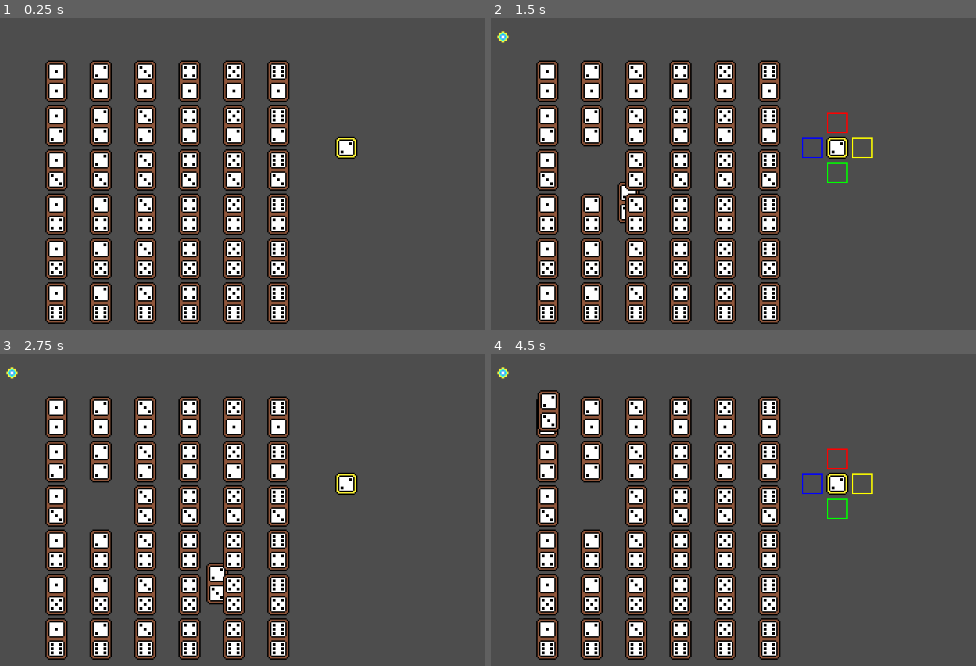
Above: before the commit, frames 1-4 (two rows, left to right).
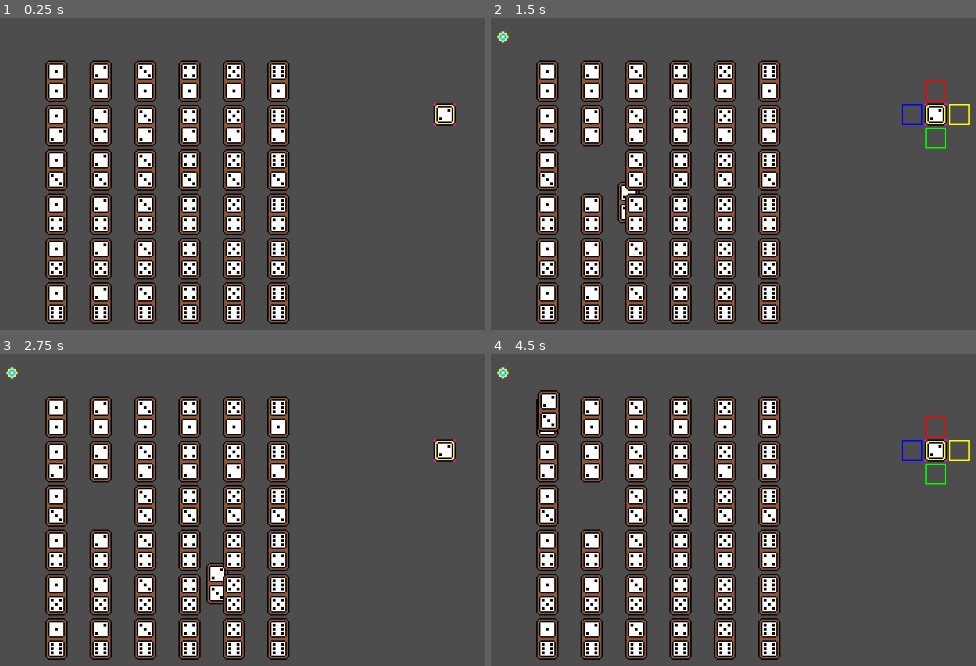
Above: after the commit, the same moments.

Repository: Ghoose1/GFPGame
Game: Godot game, scene res://scenes/scene.tscn
Same seed, same stepped clock (60 frames per second), same inputs: the game is played once before the commit and once after it.
Inputs (mouse positions are in pixels of both pictures, inside the frame that each line leads up to):
- Up to frame 1 (0.25 s): no input
- Up to frame 2 (1.5 s): tap Enter at 0.5 s; move the mouse to (922, 136) at 0.52 s; hold Space (Start Score) 0.53-1.25 s; click (922, 136) at 0.67 s; drag from (588, 180) to (709, 245) at 1.27 s
- Up to frame 3 (2.75 s): move the mouse to (339, 394) at 2.02 s; hold Space (Start Score) from 2.03 s (still down); click (339, 394) at 2.17 s
- Up to frame 4 (4.5 s): release Space (Start Score) at 2.75 s; drag from (709, 581) to (510, 425) at 2.77 s; move the mouse to (outside the picture) at 3.52 s; hold Space (Start Score) 3.53-4.25 s; click (outside the picture) at 3.67 s; drag from (510, 425) to (626, 382) at 4.27 s

The runs differ from the first frame. In frame 1, 0.6% of the frame differs, in the area x 69-95%, y 27-46%; in frame 2, 1.4%, in the area x 64-99%, y 19-53%; in frame 3, 0.6%; in frame 4, 1.4%.
Error in both runs: Invalid access to property or key 'position' on a base object of type 'Nil'. (res://scripts/score_thing.gd:66)

Commit message:
Dominoes now interact with tilemap when placed

Diff:
--- a/Dominos/basic.gd
+++ b/Dominos/basic.gd
@@ -11,8 +11,8 @@
 	connection_points = [
 		ConnectionPoint.new(Vector2.UP * 25, ConnectionPoint.Direction.V_UP, [face0]),
 		ConnectionPoint.new(Vector2.DOWN * 25, ConnectionPoint.Direction.V_DOWN, [face1]),
-		ConnectionPoint.new(Vector2.LEFT * 18, ConnectionPoint.Direction.H_LEFT, [face0, face1]),
-		ConnectionPoint.new(Vector2.RIGHT * 18, ConnectionPoint.Direction.H_RIGHT, [face1, face0])
+		ConnectionPoint.new(Vector2.LEFT * 17, ConnectionPoint.Direction.H_LEFT, [face0, face1]),
+		ConnectionPoint.new(Vector2.RIGHT * 17, ConnectionPoint.Direction.H_RIGHT, [face1, face0])
 	]
 
 func _ready() -> void:
@@ -74,6 +74,7 @@
 
 			# snap position and rotation
 			global_rotation += closest_domino.global_rotation
+
 			global_position = closest_domino.global_position + \
 				(closest_point.position).rotated(closest_domino.global_rotation) - \
 				ConnectionPoint.direction_vecs[closest_point.direction].rotated(closest_domino.global_rotation) * 7
@@ -90,6 +91,20 @@
 	closest_domino.connect_to(self, closest_point)
 	placed = true
 
+	print(ConnectionPoint.round_to_direction(rotation))
+	var horizontal := ConnectionPoint.round_to_direction(rotation) > 1
+	var tilemap : TileMapLayer = Globals.board.find_child("TileMap")
+	if horizontal:
+		for i in range(0, 8):
+			@warning_ignore("integer_division")
+			tilemap.set_cell(tilemap.local_to_map(tilemap.to_local(global_position + Vector2.RIGHT * 0)) + Vector2i(i % 4 - 2, i / 4 - 1), 1, Vector2i(0, 0))
+	else:
+		for i in range(0, 8):
+			@warning_ignore("integer_division")
+			tilemap.set_cell(tilemap.local_to_map(tilemap.to_local(global_position + Vector2.RIGHT * 0)) + Vector2i(i / 4 - 1, i % 4 - 2), 1, Vector2i(0, 0))
+
+func chopp_vec(vector : Vector2, num : int) -> Vector2:
+	return Vector2(vector.x - fmod(vector.x, num), vector.y - fmod(vector.y, num))
 
 func can_connect_to_faces(face : Array[Face]) -> bool:
 	return face.all(func(f : Face) -> bool: return f.number == face0.number) || \
--- a/Dominos/domino.gd
+++ b/Dominos/domino.gd
@@ -8,6 +8,12 @@
 var placed := false
 ## List of dominos connected to this domino
 var connected_dominos : Array[Domino] = [ ]
+
+var rotation_direction : ConnectionPoint.Direction = ConnectionPoint.Direction.V_UP
+var is_horizontal : bool:
+	get:
+		#return int(round(abs(rotation / (PI / 2)))) == 1
+		return rotation_direction >= 2
 
 ## The side of a domino.
 ## Includes information such as symbol displayed (number) and anything needed for
--- a/Dominos/starter.gd
+++ b/Dominos/starter.gd
@@ -12,7 +12,7 @@
 func _init() -> void:
 	connection_points = []
 	for i in range(4):
-		connection_points.append(ConnectionPoint.new(DirectionVecs[i] * 18, i, [face]))
+		connection_points.append(ConnectionPoint.new(DirectionVecs[i] * 17, i, [face]))
 		connection_points.back().enabled = true
 
 const DirectionVecs : Array[Vector2] = [
--- a/scenes/scene.tscn
+++ b/scenes/scene.tscn
@@ -3,6 +3,31 @@
 [ext_resource type="Script" uid="uid://4ixbyhkrhcir" path="res://scripts/player.gd" id="1_1kc1q"]
 [ext_resource type="PackedScene" uid="uid://h2jphpgv5w72" path="res://Dominos/starter.tscn" id="2_4msxo"]
 [ext_resource type="Script" uid="uid://d0on54ykiwa32" path="res://scripts/board.gd" id="2_5fb3c"]
+[ext_resource type="Texture2D" uid="uid://dgud71bwat4y2" path="res://Assets/tilemap_debug.png" id="4_5fb3c"]
+
+[sub_resource type="TileSetAtlasSource" id="TileSetAtlasSource_5fb3c"]
+texture = ExtResource("4_5fb3c")
+texture_region_size = Vector2i(8, 8)
+0:0/0 = 0
+0:1/0 = 0
+0:2/0 = 0
+0:3/0 = 0
+1:3/0 = 0
+1:2/0 = 0
+1:1/0 = 0
+1:0/0 = 0
+2:0/0 = 0
+2:1/0 = 0
+2:2/0 = 0
+3:3/0 = 0
+3:2/0 = 0
+3:1/0 = 0
+3:0/0 = 0
+2:3/0 = 0
+
+[sub_resource type="TileSet" id="TileSet_4msxo"]
+tile_size = Vector2i(8, 8)
+sources/1 = SubResource("TileSetAtlasSource_5fb3c")
 
 [node name="Game" type="Node2D" unique_id=1882076389]
 
@@ -17,6 +42,11 @@
 [node name="Board" type="Node2D" parent="." unique_id=683059575]
 script = ExtResource("2_5fb3c")
 
+[node name="TileMap" type="TileMapLayer" parent="Board" unique_id=346143877]
+texture_filter = 3
+tile_map_data = PackedByteArray(0, 0, 38, 0, 6, 0, 1, 0, 1, 0, 0, 0, 0, 0, 38, 0, 7, 0, 1, 0, 1, 0, 3, 0, 0, 0, 39, 0, 7, 0, 1, 0, 2, 0, 3, 0, 0, 0, 39, 0, 6, 0, 1, 0, 2, 0, 0, 0, 0, 0)
+tile_set = SubResource("TileSet_4msxo")
+
 [node name="Starter" parent="Board" unique_id=1578433667 instance=ExtResource("2_4msxo")]
 texture_filter = 0
-position = Vector2(241, 80)
+position = Vector2(312, 56)
--- a/scripts/connection_point.gd
+++ b/scripts/connection_point.gd
@@ -20,6 +20,14 @@
 	H_RIGHT = 3,
 }
 
+static func round_to_direction(rotation : float) -> Direction:
+	rotation = fmod(rotation + PI, PI * 2) + PI / 4
+	if rotation < PI / 2: return Direction.V_DOWN
+	if rotation < PI: return Direction.H_RIGHT
+	if rotation < 3 * PI / 2: return Direction.V_UP
+	return Direction.H_LEFT
+
+
 const direction_vecs := [
 	Vector2.DOWN,
 	Vector2.UP,
Binary file added: Assets/tilemap_debug.png
Not shown, added: Assets/tilemap_debug.png.import
Not shown: 1 places in scenes/score_thing.tscn that only renumber resources
